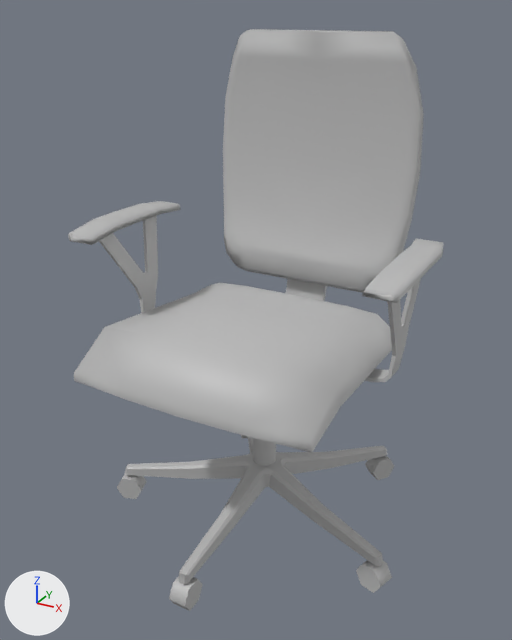
The FBX model Maya Project Files/Env/Exports/Chair/Chair_01_SM_Low.fbx as it was, and as the next commit left it.
Rendered twice from a camera (50 mm lens) standing at (0.917, -1.722, 1.563) and looking at (0.0, -0.054, 0.729). Arrows for +X, +Y and +Z are at lower left; the lights stay in place. Where no turn or scale is listed for an object, it has been applied to the vertices.

The first picture shows 'Wheel', 'Wheel1', 'Wheel4', 'back', 'back_support', 'legs', 'polySurface1', 'polySurface2', 'seat', 'seatSupportTube'.
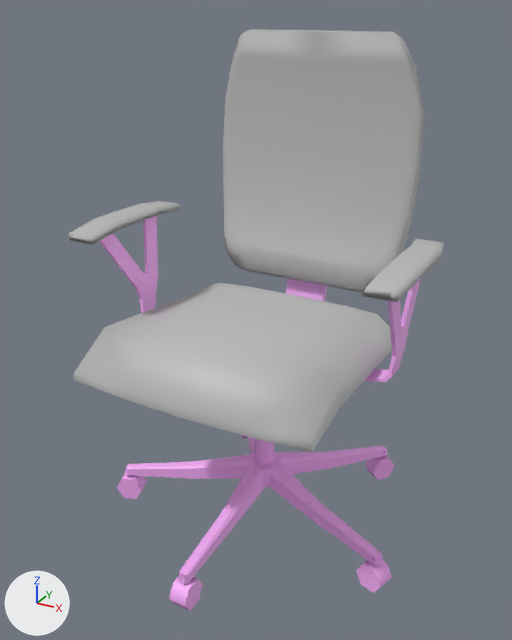
Location of each change, (x1, y1, x2, y2) in pixels of the pictures (512 x 640 px; the box of a moved part takes in the faces that stretch with it):
'legs', recoloured (grey to pink): (124, 437, 387, 584) in both
'Wheel', recoloured (grey to pink): (169, 576, 203, 611) in both
'Wheel1', recoloured (grey to pink): (356, 560, 392, 593) in both
'seatSupportTube', deleted: before (253, 438, 276, 466)
'Wheel4', recoloured (grey to pink): (117, 474, 147, 499) in both
'pCylinder1', added (pink): after (254, 438, 274, 465)
part 1 of me_mesh_007, moved or reshaped: before (392, 279, 421, 356); after (391, 278, 421, 356)
part 2 of me_mesh_007, moved or reshaped: (143, 220, 148, 274) in both
part 3 of me_mesh_007, recoloured (grey to pink): (99, 216, 405, 382) in both

What the commit changed:
Picture 'OcclusionRoughnessMetallic.png' (img_occlusionroughnessmetallic_png) is new.
Material 'Metal_TS' (mat_metal_ts) is new.
Its texture is img_occlusionroughnessmetallic_png.
me_mesh_011 has 14 vertices, 18 faces and spans x -0.4957..-0.3921, y -0.184..-0.1045, z -0.0395..0.0395.
me_mesh_011 no longer uses material mat_lambert1 (grey #bcbcbc).
me_mesh_011 now uses material mat_metal_ts (picture img_occlusionroughnessmetallic_png).
me_mesh_007 is used by ob_back_support; location (0.0, 0.173, 0.812).
me_mesh_007 had 108 vertices, 95 faces and spanned x -0.448..0.448, y -0.39..0.193, z -0.196..0.196.
me_mesh_007 now has 100 vertices, 89 faces and spans x -0.448..0.448, y -0.39..0.193, z -0.196..0.196.
me_mesh_007 part 1: 8 vertices removed from x 0.427..0.448, y -0.334..-0.151, z -0.027..0.158; 4 vertices added at x 0.428..0.447, y -0.332..-0.153, z -0.025..0.157.
me_mesh_007 part 2: 8 vertices removed from x -0.448..-0.427, y -0.334..-0.151, z -0.027..0.158; 4 vertices added at x -0.447..-0.428, y -0.332..-0.153, z -0.025..0.157.
me_mesh_007 part 3: 75 faces spanning x -0.448..0.448, y -0.39..0.193, z -0.196..0.196 switch from mat_lambert1 (grey #bcbcbc) to mat_metal_ts (picture img_occlusionroughnessmetallic_png).
me_mesh_006 has 14 vertices, 18 faces and spans x -0.027..0.027, y -0.5124..-0.4211, z -0.0395..0.0395.
me_mesh_006 no longer uses material mat_lambert1 (grey #bcbcbc).
me_mesh_006 now uses material mat_metal_ts (picture img_occlusionroughnessmetallic_png).
me_mesh has 113 vertices, 93 faces and spans x -0.468..0.468, y -0.388..0.502, z 0.092..0.209.
me_mesh no longer uses material mat_lambert1 (grey #bcbcbc).
me_mesh now uses material mat_metal_ts (picture img_occlusionroughnessmetallic_png).
me_mesh_008 has 14 vertices, 18 faces and spans x 0.3921..0.4957, y -0.184..-0.1045, z -0.0395..0.0395.
me_mesh_008 no longer uses material mat_lambert1 (grey #bcbcbc).
me_mesh_008 now uses material mat_metal_ts (picture img_occlusionroughnessmetallic_png).
Mesh me_mesh_001_1 is new.
It has 20 vertices, 16 faces and spans x -0.037..0.037, y -0.037..0.037, z 0.209..0.606.
It uses material mat_metal_ts (picture img_occlusionroughnessmetallic_png).
Object 'seatSupportTube' (ob_seatsupporttube) is deleted.
Object 'pCylinder1' (ob_pcylinder1) is new; it shows me_mesh_001_1.
Its location is (0.0, 0.0, 0.0).
